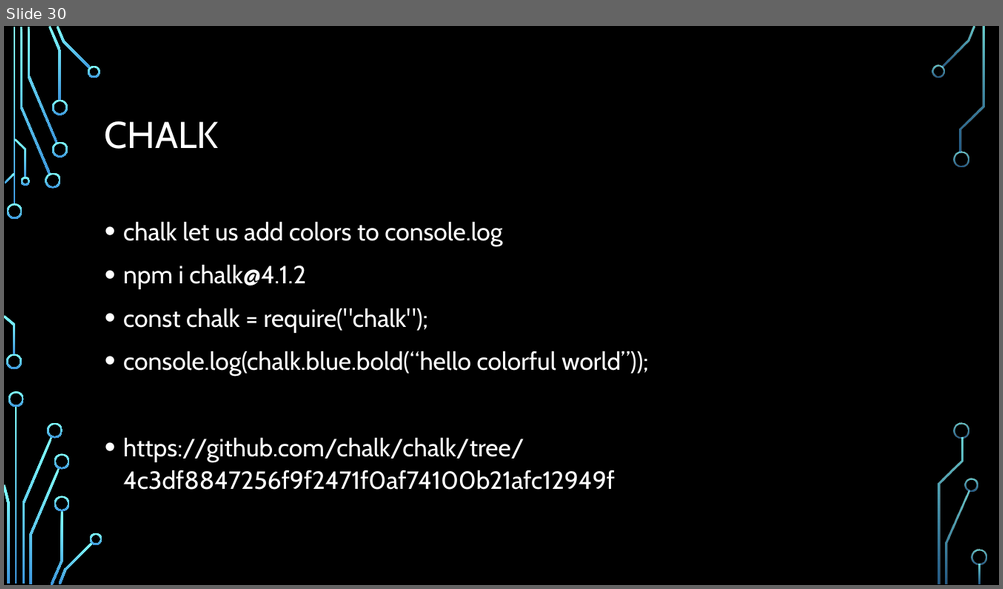
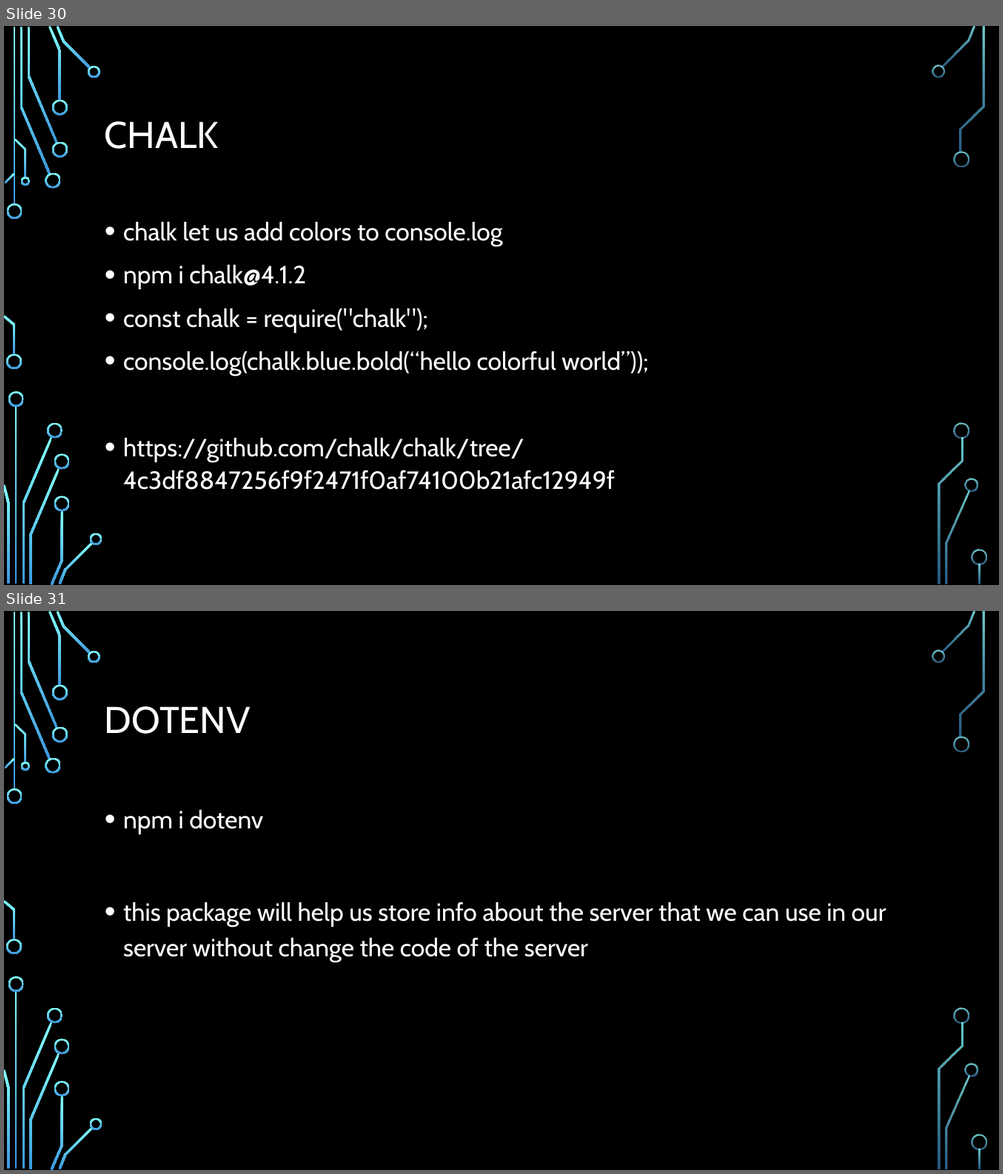
Before and after one commit to Rlss91/hu_morning_nodejs_W011121MR, a slide deck: docs/node js.pptx. Shown one above the other, each under a label of ours: slide 30 before the commit, slides 30 and 31 after it. The pictures are 1003x589 and 1003x1174 pixels, drawn with LibreOffice and Linux fonts; fonts in the diff are those of the drawing; background and template pictures are left out. Boxes give left, top, right and bottom in pixels: in the first picture for what was removed or moved away, otherwise in the second. Text is boxed around its words. In the diff, an @@ line names an element or a change of style, - is before the commit and + after.

```diff
--- a/docs/node js.pptx
+++ b/docs/node js.pptx
@@ slide 31 added at box(4, 611, 999, 1170), background picture (left out); not listed: 36 template elements that a slide beside it also shows @@
@@ title added at box(105, 706, 250, 734), 36 pt, text #FFFFFF @@
+DOTENV
@@ text added at box(123, 809, 886, 963), 24 pt, text #FFFFFF @@
+• npm i dotenv
+• this package will help us store info about the server that we can use in our server without change the code of the server
```
Also in this commit, not shown: 1 other slide added, 6 other files.
